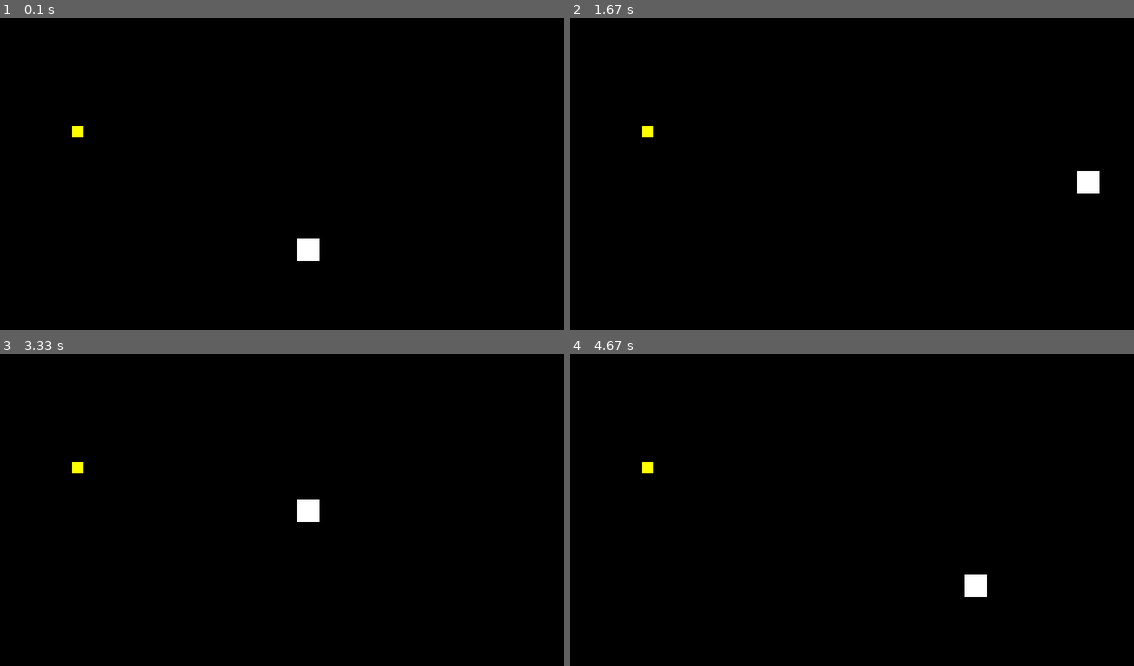
Above: before the commit, frames 1-4 (two rows, left to right).
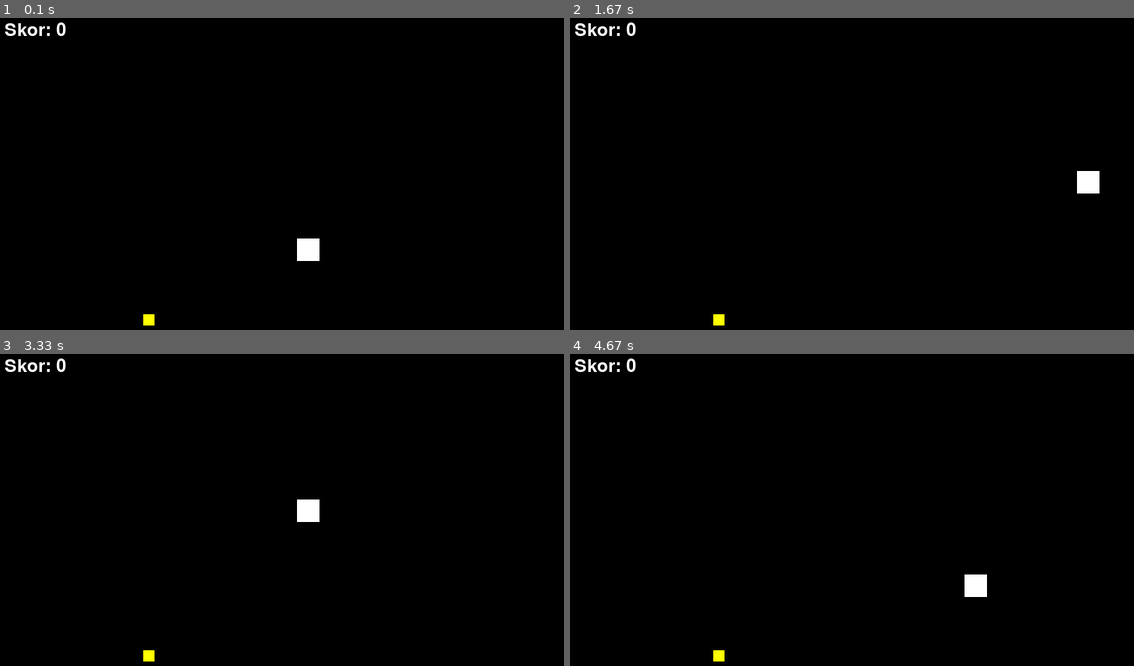
Above: after the commit, the same moments.

Repository: rayhannasrulloh/rpg-sederhana-pygame
Game: pygame game, started from main.py
The game is run twice, just before and just after one commit, with the same random seed, the same clock (stepped at 60 frames per second) and the same inputs.
Inputs:
- Up to frame 1 (0.1 s): no input
- Up to frame 2 (1.67 s): hold Right 0.33-0.8 s; hold Up 0.83-1.13 s; hold Right 1.17-1.63 s
- Up to frame 3 (3.33 s): hold Left 1.67-2.2 s; hold Down 2.23-2.53 s; hold Left 2.57-2.97 s; hold Up from 3 s (still down)
- Up to frame 4 (4.67 s): release Up at 3.37 s; hold Right 3.4-4.03 s; hold Down 4.07-4.43 s; hold Left from 4.47 s (still down)

The runs differ from the first frame. In frame 1, 0.4% of the frame differs, in the area x 0-28%, y 1-99%; in frame 2, 0.4%; in frame 3, 0.4%; in frame 4, 0.4%.

Commit message:
third commit

Diff:
--- a/main.py
+++ b/main.py
@@ -1,30 +1,21 @@
 import pygame
 import sys
-import random # ### BARU ### Kita akan butuh ini nanti, tapi kita impor saja dulu
+import random # Sekarang kita benar-benar gunakan ini!
 
 # --- 1. Inisialisasi Pygame ---
 pygame.init()
 
 # --- 2. Pengaturan Layar dan Konstanta ---
-
-# Ukuran layar
 SCREEN_WIDTH = 800
 SCREEN_HEIGHT = 600
-# Warna (format RGB)
 BLACK = (0, 0, 0)
 WHITE = (255, 255, 255)
-YELLOW = (255, 255, 0) # ### BARU ### Warna untuk koin kita
-
-# Judul Jendela
+YELLOW = (255, 255, 0)
 pygame.display.set_caption("RPG Sederhana - Kumpulkan Koin!")
-
-# Membuat layar
 screen = pygame.display.set_mode((SCREEN_WIDTH, SCREEN_HEIGHT))
-
-# Clock untuk mengatur FPS (Frames Per Second)
 clock = pygame.time.Clock()
 
-# --- 3. Class Player (Tidak ada perubahan dari sebelumnya) ---
+# --- 3. Class Player & Coin (Tidak ada perubahan) ---
 class Player(pygame.sprite.Sprite):
     def __init__(self):
         super().__init__()
@@ -34,72 +25,61 @@
         self.rect.x = SCREEN_WIDTH // 2
         self.rect.y = SCREEN_HEIGHT // 2
         self.speed = 5
+    def update(self, keys):
+        if keys[pygame.K_LEFT]:  self.rect.x -= self.speed
+        if keys[pygame.K_RIGHT]: self.rect.x += self.speed
+        if keys[pygame.K_UP]:    self.rect.y -= self.speed
+        if keys[pygame.K_DOWN]:  self.rect.y += self.speed
+        if self.rect.left < 0:   self.rect.left = 0
+        if self.rect.right > SCREEN_WIDTH:  self.rect.right = SCREEN_WIDTH
+        if self.rect.top < 0:    self.rect.top = 0
+        if self.rect.bottom > SCREEN_HEIGHT: self.rect.bottom = SCREEN_HEIGHT
 
-    def update(self, keys):
-        if keys[pygame.K_LEFT]:
-            self.rect.x -= self.speed
-        if keys[pygame.K_RIGHT]:
-            self.rect.x += self.speed
-        if keys[pygame.K_UP]:
-            self.rect.y -= self.speed
-        if keys[pygame.K_DOWN]:
-            self.rect.y += self.speed
-
-        # Logika batas layar
-        if self.rect.left < 0:
-            self.rect.left = 0
-        if self.rect.right > SCREEN_WIDTH:
-            self.rect.right = SCREEN_WIDTH
-        if self.rect.top < 0:
-            self.rect.top = 0
-        if self.rect.bottom > SCREEN_HEIGHT:
-            self.rect.bottom = SCREEN_HEIGHT
-
-# --- ### BARU ### Class Coin ---
 class Coin(pygame.sprite.Sprite):
-    """
-    Class ini merepresentasikan koin yang bisa dikumpulkan.
-    """
     def __init__(self, x, y):
-        # Memanggil konstruktor dari class Sprite
         super().__init__()
-
-        # Membuat gambar Koin (kotak kuning 15x15 piksel)
         self.image = pygame.Surface([15, 15])
         self.image.fill(YELLOW)
-
-        # Mengambil 'rect' (rectangle/persegi) dari gambar
         self.rect = self.image.get_rect()
-
-        # Mengatur posisi koin berdasarkan parameter x dan y
         self.rect.x = x
         self.rect.y = y
 
 # --- 4. Inisialisasi Game ---
 
-# Membuat grup untuk menampung SEMUA sprite (untuk menggambar)
 all_sprites = pygame.sprite.Group()
-
-# ### BARU ### Membuat grup KHUSUS untuk koin (untuk deteksi tabrakan)
 coins_group = pygame.sprite.Group()
 
-# Membuat objek Player dari class Player
 player = Player()
-# Menambahkan Player ke grup 'all_sprites'
 all_sprites.add(player)
 
-# ### BARU ### Membuat koin pertama
-# Kita tempatkan koin ini di posisi x=100, y=150
-coin1 = Coin(100, 150)
+# ### BARU ### Pengaturan Skor dan Font
+score = 0
+# Menggunakan font sistem default, ukuran 36
+font = pygame.font.SysFont(None, 36)
 
-# ### BARU ### Menambahkan koin ke KEDUA grup
-all_sprites.add(coin1)    # Agar koin ikut tergambar
-coins_group.add(coin1) # Agar koin bisa dideteksi tabrakannya
+# ### BARU ### Fungsi untuk memunculkan koin baru secara acak
+def spawn_coin():
+    """Membuat koin baru di posisi acak."""
+    # -15 adalah agar koin (lebar 15px) tidak spawn di luar batas kanan/bawah
+    rand_x = random.randint(0, SCREEN_WIDTH - 15)
+    rand_y = random.randint(0, SCREEN_HEIGHT - 15)
+
+    new_coin = Coin(rand_x, rand_y)
+    all_sprites.add(new_coin)
+    coins_group.add(new_coin)
+
+# ### BARU ### Hapus 'coin1' yang lama dan panggil fungsi spawn
+# Kode lama (dihapus):
+# coin1 = Coin(100, 150)
+# all_sprites.add(coin1)
+# coins_group.add(coin1)
+
+# Kode baru:
+spawn_coin() # Memunculkan koin pertama
 
 # --- 5. Game Loop Utama ---
 running = True
 while running:
-    # Mengatur game agar berjalan pada 60 FPS
     clock.tick(60)
 
     # --- (Bagian 1: Event Handling) ---
@@ -113,34 +93,36 @@
     keys = pygame.key.get_pressed()
 
     # --- (Bagian 3: Update) ---
-    # Memanggil fungsi .update() pada semua sprite di 'all_sprites'
-    # (Player akan bergerak, Koin tidak punya .update() jadi akan diabaikan)
     all_sprites.update(keys)
 
-    # --- (Bagian 4: ### BARU ### Deteksi Tabrakan) ---
+    # --- (Bagian 4: Deteksi Tabrakan) ---
 
-    # Perintah ini memeriksa apakah 'player' bertabrakan dengan sprite APAPUN
-    # di dalam 'coins_group'.
-    # Parameter 'True' berarti: jika terjadi tabrakan, HAPUS sprite
-    # dari 'coins_group' tersebut (koinnya jadi "terkumpul").
+    # Periksa tabrakan
     collided_coins = pygame.sprite.spritecollide(player, coins_group, True)
 
-    # 'collided_coins' adalah sebuah LIST berisi koin yang tertabrak.
-    # Jika list ini tidak kosong (artinya ada tabrakan), kita cetak pesan.
+    # ### BARU ### Logika setelah tabrakan
     if collided_coins:
-        # Kita bisa saja menabrak lebih dari 1 koin di 1 frame,
-        # jadi kita pakai 'for'
+        # Kita pakai 'for' untuk berjaga-jaga jika 1 frame menabrak >1 koin
         for coin in collided_coins:
-            print("Koin didapat!")
-            # Sprite koin akan otomatis terhapus dari SEMUA grup
-            # karena kita pakai parameter 'True' di atas.
+            print("Koin didapat! Skor +1")
+            score += 1     # Tambah skor
+            spawn_coin()   # Buat koin baru di tempat acak
 
     # --- (Bagian 5: Draw / Render) ---
-    # (Nama bagian di-update dari 4 menjadi 5)
-
     screen.fill(BLACK)
-
-    # Menggambar semua sprite (Player dan Koin yang tersisa)
     all_sprites.draw(screen)
 
+    # --- ### BARU ### Tampilkan Skor ---
+    # 1. Buat string teks-nya (misal: "Skor: 5")
+    score_text = f"Skor: {score}"
+
+    # 2. Render teks: font.render(teks, anti-alias, warna)
+    # Ini membuat "Surface" baru yang berisi gambar teks
+    text_surface = font.render(score_text, True, WHITE)
+
+    # 3. Blit (gambar) Surface teks ke layar utama
+    # Kita taruh di posisi (10, 10) -> 10px dari kiri, 10px dari atas
+    screen.blit(text_surface, (10, 10))
+
+    # Memperbarui tampilan layar
     pygame.display.flip()
